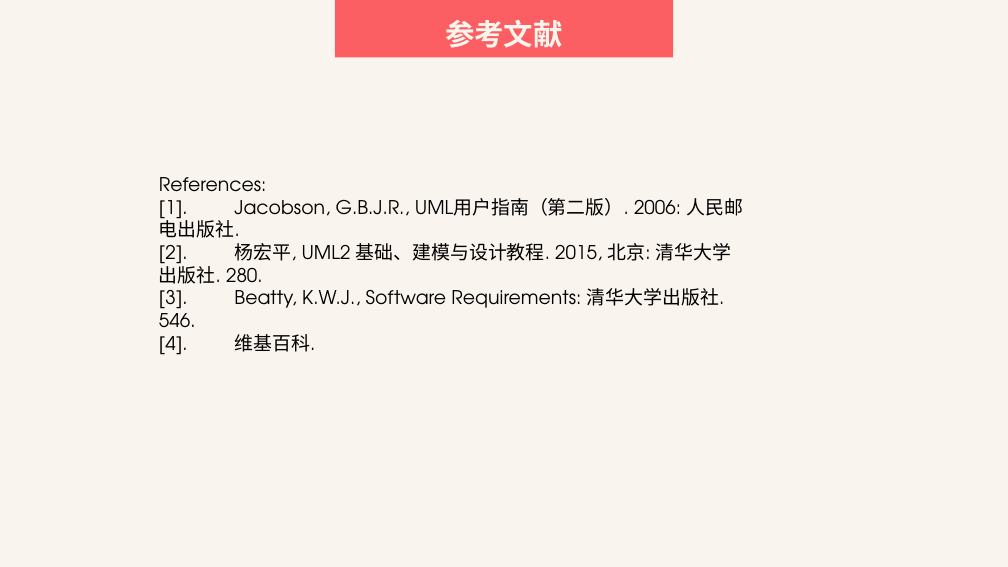
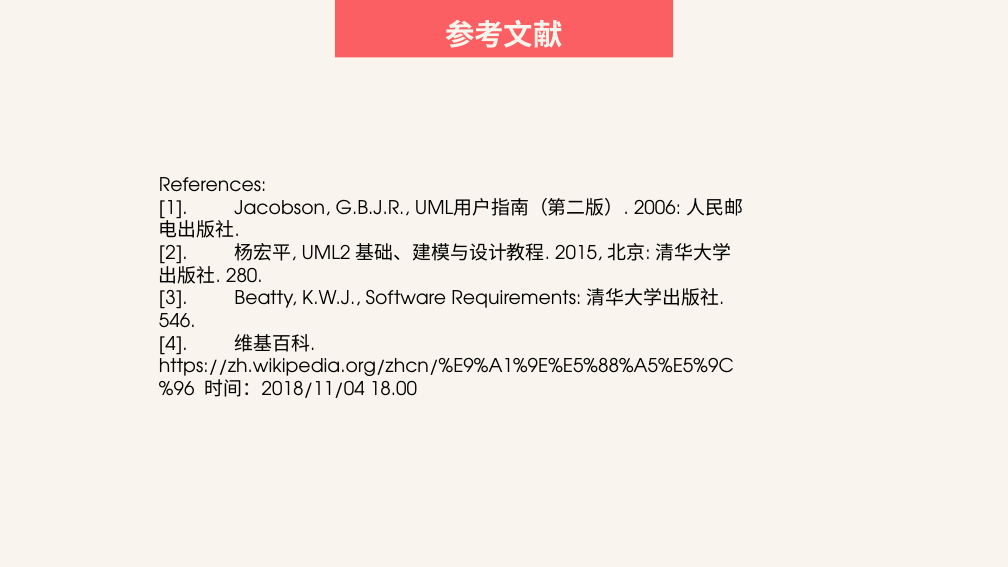
Before and after one commit to SarielX98/PRD2018G14, a slide deck: slide 93 of 受控文档/PPT/PRD2018-G14-UML基础I.pptx. Drawn at 1008x567 pixels with LibreOffice and Linux fonts; fonts in the diff are those of the drawing. Boxes give left, top, right and bottom in pixels: in the first picture for what was removed or moved away, otherwise in the second. Text is boxed around its words. In the diff, an @@ line names an element or a change of style, - is before the commit and + after.

```diff
--- a/受控文档/PPT/PRD2018-G14-UML基础I.pptx
+++ b/受控文档/PPT/PRD2018-G14-UML基础I.pptx
@@ text at [159,334,734,398]: text changed @@
-[4]. 维基百科.
+[4]. 维基百科. https://zh.wikipedia.org/zhcn/%E9%A1%9E%E5%88%A5%E5%9C%96 时间：2018/11/04 18.00
```
Also in this commit, not shown: 1 other slide changed, 4 other files.
